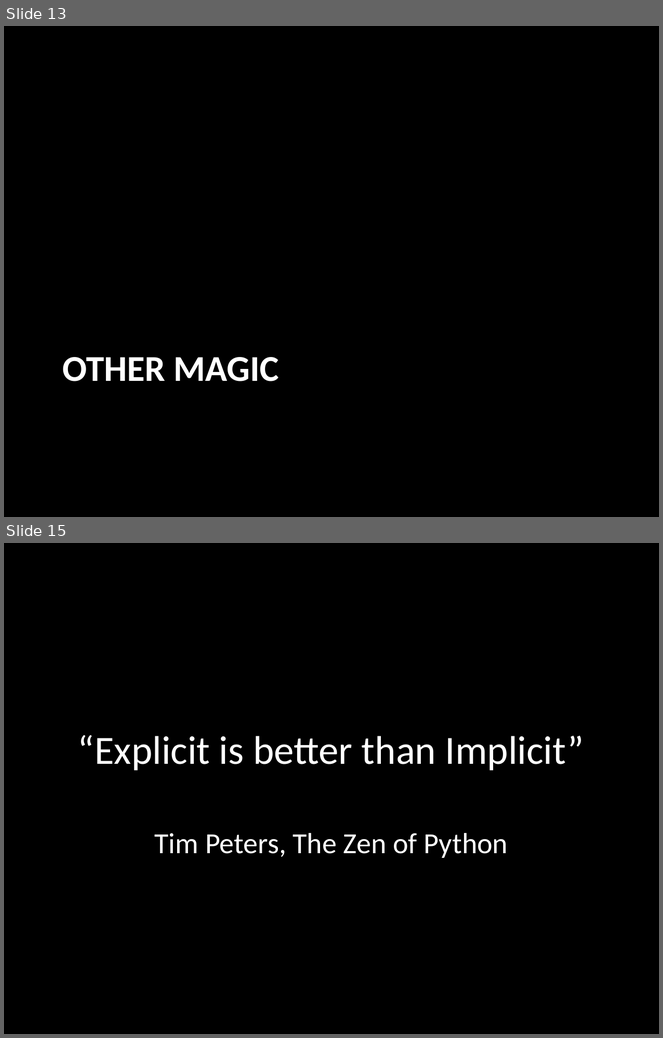
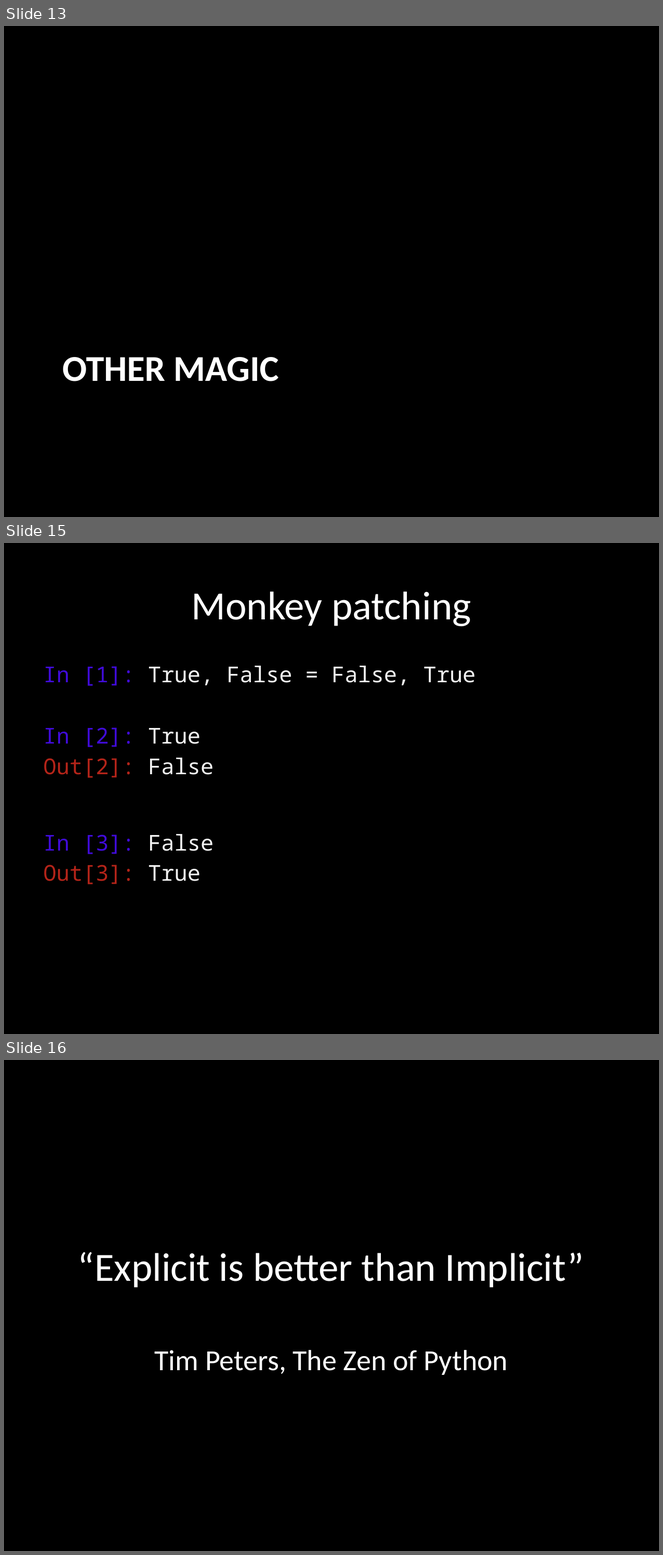
Before and after one commit to benfred/talks, a slide deck: cool-python-features-you-probably-shouldnt-use/CoolPythonFeaturesYouShouldn'tUse.pptx. Shown one above the other, each under a label of ours: slides 13 and 15 before the commit, slides 13, 15 and 16 after it; the slides between them are not shown. The pictures are 663x1038 and 663x1555 pixels, drawn with LibreOffice and Linux fonts; fonts in the diff are those of the drawing. Boxes give left, top, right and bottom in pixels: in the first picture for what was removed or moved away, otherwise in the second. Text is boxed around its words. In the diff, an @@ line names an element or a change of style, - is before the commit and + after.

```diff
--- a/cool-python-features-you-probably-shouldnt-use/CoolPythonFeaturesYouShouldn'tUse.pptx
+++ b/cool-python-features-you-probably-shouldnt-use/CoolPythonFeaturesYouShouldn'tUse.pptx
@@ slide 15 added at (4, 543, 659, 1034), background #000000 @@
@@ title added at (192, 591, 471, 627), 44 pt, text #FFFFFF @@
+Monkey patching
@@ text added at (44, 666, 476, 885), 24 pt, text #F2F2F2 @@
+In [1]: True, False = False, True
+In [2]: True
+Out[2]: False
+In [3]: False
+Out[3]: True
@@ what was slide 15 is now slide 16 @@
```
Also in this commit, not shown: 2 slides changed.
